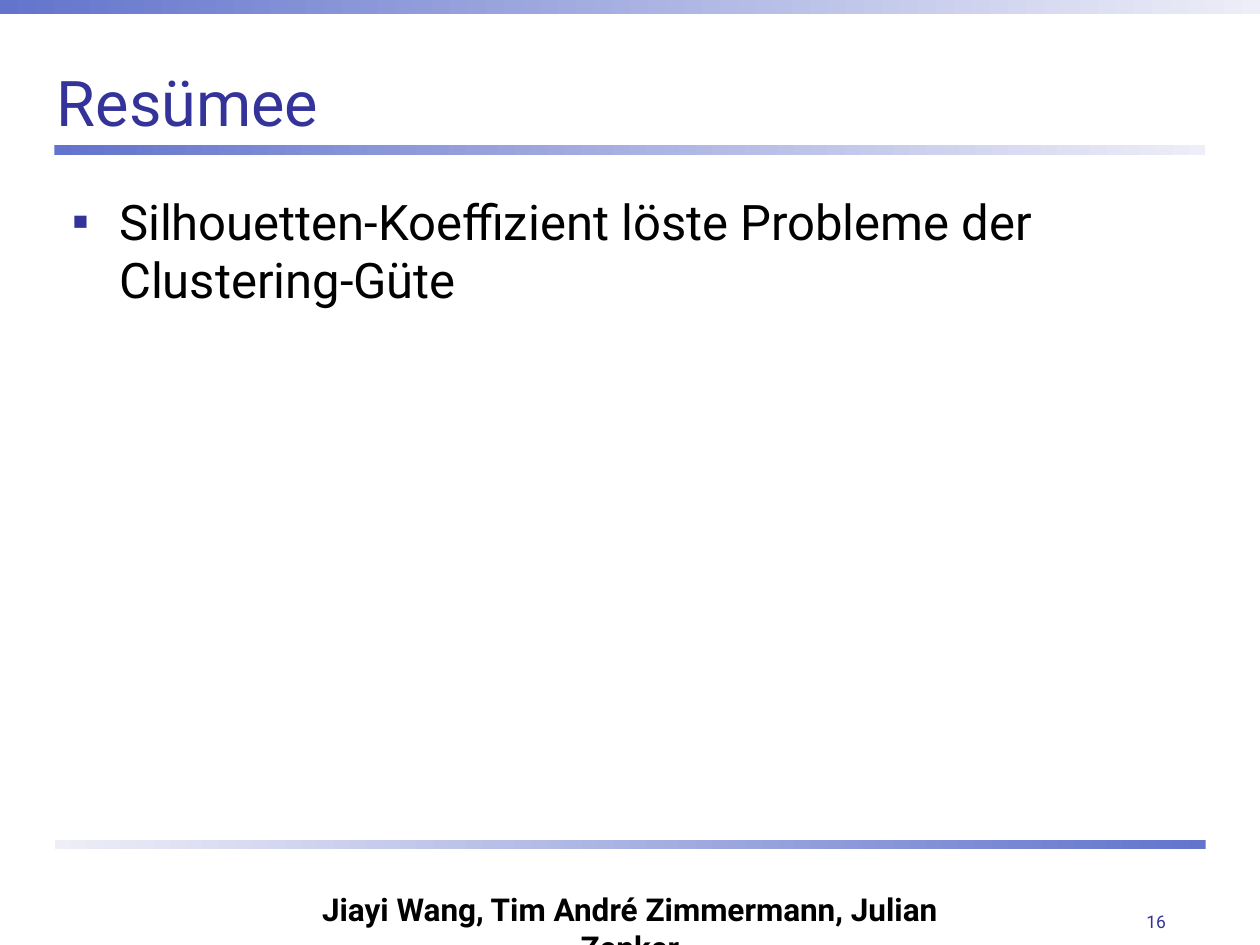
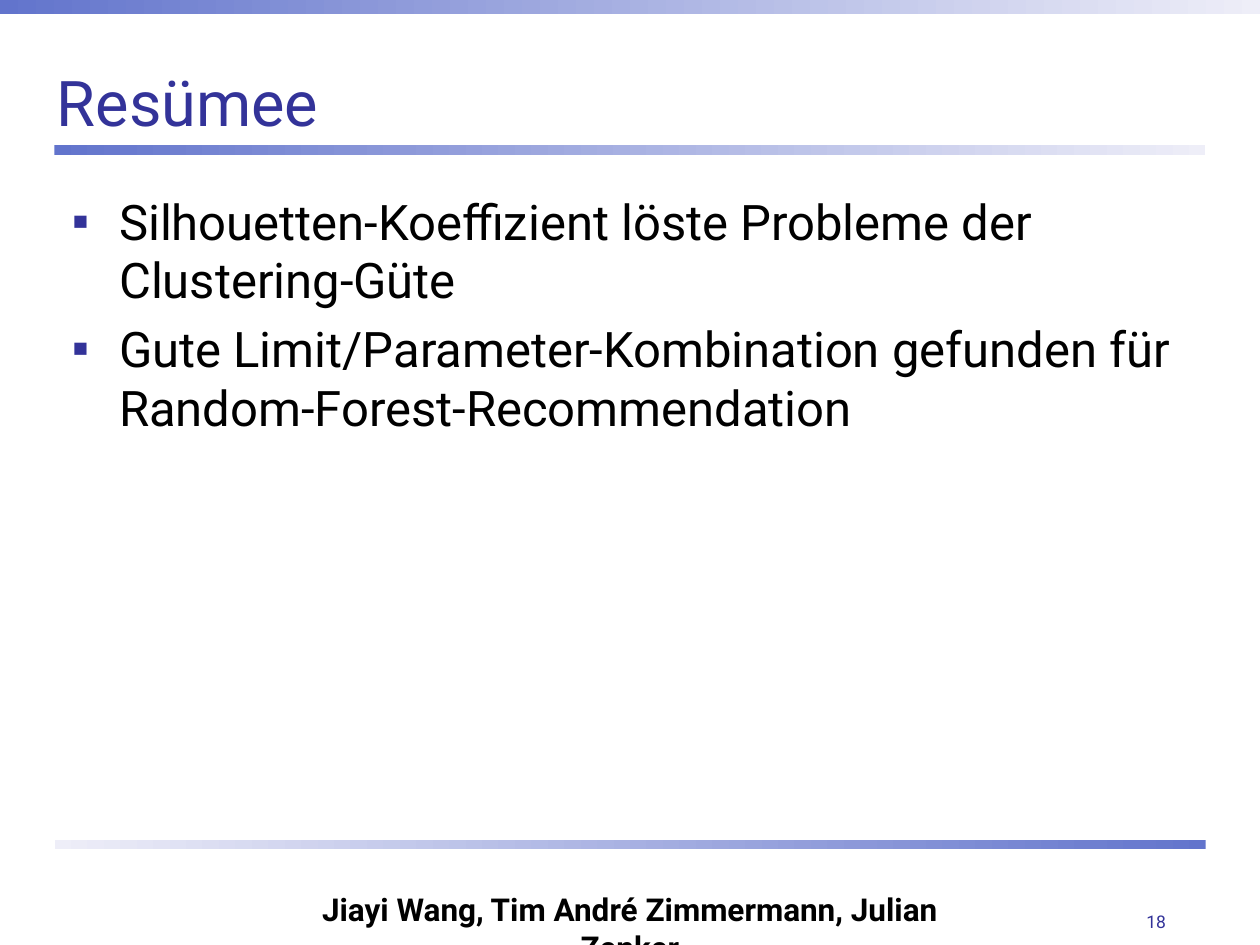
Before and after one commit to ChulioZ/music-recommender, a slide deck: slide 18 of Abschlusspräsentation.pptx (slide 16 before the commit). Drawn at 1260x945 pixels with LibreOffice and Linux fonts; fonts in the diff are those of the drawing; background and template pictures are left out. Boxes give left, top, right and bottom in pixels: in the first picture for what was removed or moved away, otherwise in the second. Text is boxed around its words. In the diff, an @@ line names an element or a change of style, - is before the commit and + after.

```diff
--- a/Abschlusspräsentation.pptx
+++ b/Abschlusspräsentation.pptx
@@ text at [119, 329, 1170, 427]: paragraph added @@
+▪ Gute Limit/Parameter-Kombination gefunden für Random-Forest-Recommendation
@@ page number at [1146, 915, 1166, 928]: text changed @@
-16
+18
```
Also in this commit, not shown: 3 other slides changed, 2 slides added.
